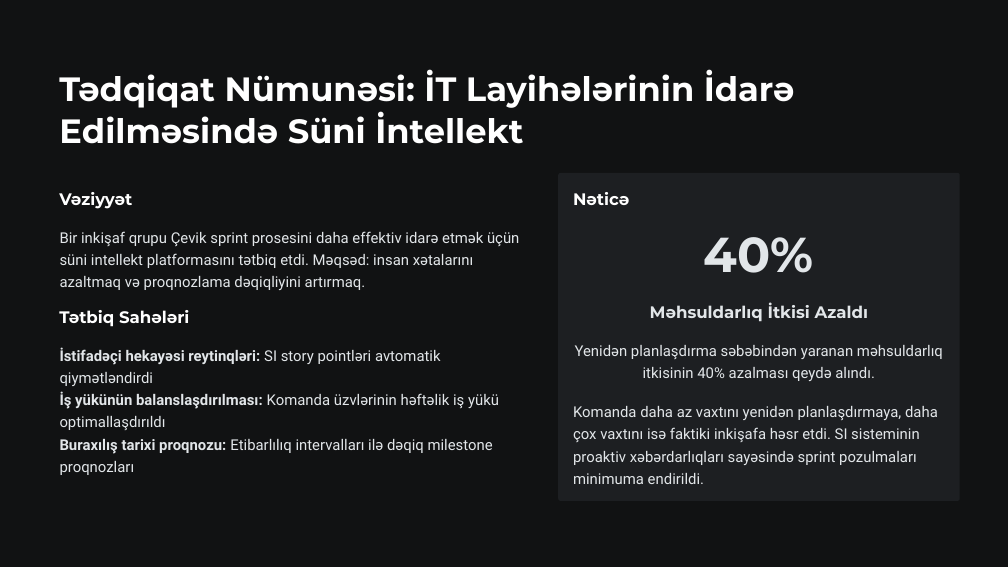
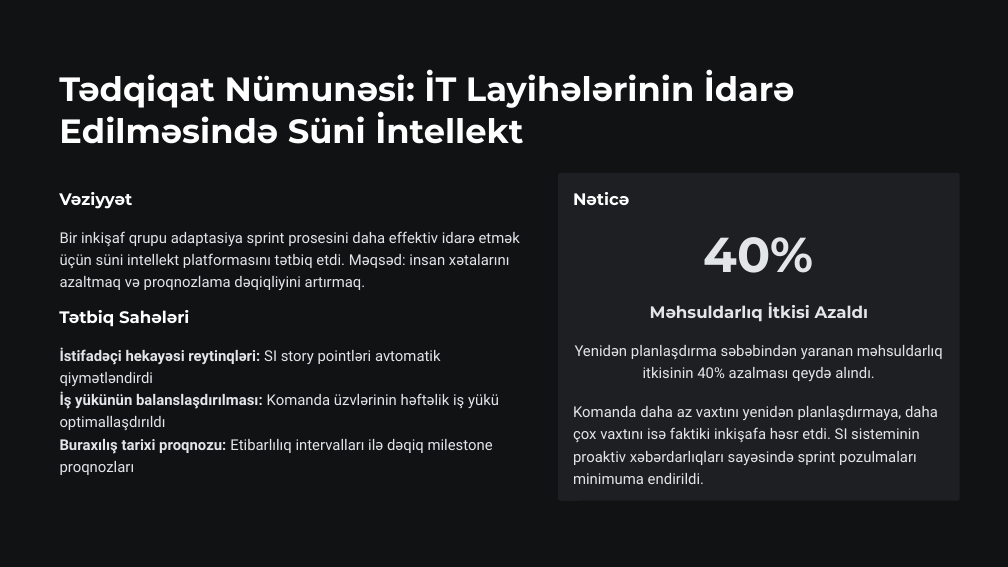
Before and after one commit to oiskenderov/ai-management-course, a slide deck: slide 9 of Seperated/Presentations/L11-Detail-Layihe-Idareetmesinde-Suni-Intellekt-ve-Cevik-Uygunlasma.pptx. Drawn at 1008x567 pixels with LibreOffice and Linux fonts; fonts in the diff are those of the drawing. Boxes give left, top, right and bottom in pixels: in the first picture for what was removed or moved away, otherwise in the second. Text is boxed around its words. In the diff, an @@ line names an element or a change of style, - is before the commit and + after.

```diff
--- a/Seperated/Presentations/L11-Detail-Layihe-Idareetmesinde-Suni-Intellekt-ve-Cevik-Uygunlasma.pptx
+++ b/Seperated/Presentations/L11-Detail-Layihe-Idareetmesinde-Suni-Intellekt-ve-Cevik-Uygunlasma.pptx
@@ text at box(60, 231, 520, 290): text changed @@
-Bir inkişaf qrupu Çevik sprint prosesini daha effektiv idarə etmək üçün süni intellekt platformasını tətbiq etdi. Məqsəd: insan xətalarını azaltmaq və proqnozlama dəqiqliyini artırmaq.
+Bir inkişaf qrupu adaptasiya sprint prosesini daha effektiv idarə etmək üçün süni intellekt platformasını tətbiq etdi. Məqsəd: insan xətalarını azaltmaq və proqnozlama dəqiqliyini artırmaq.
```
Also in this commit, not shown: 10 other slides changed, 2 other files.
